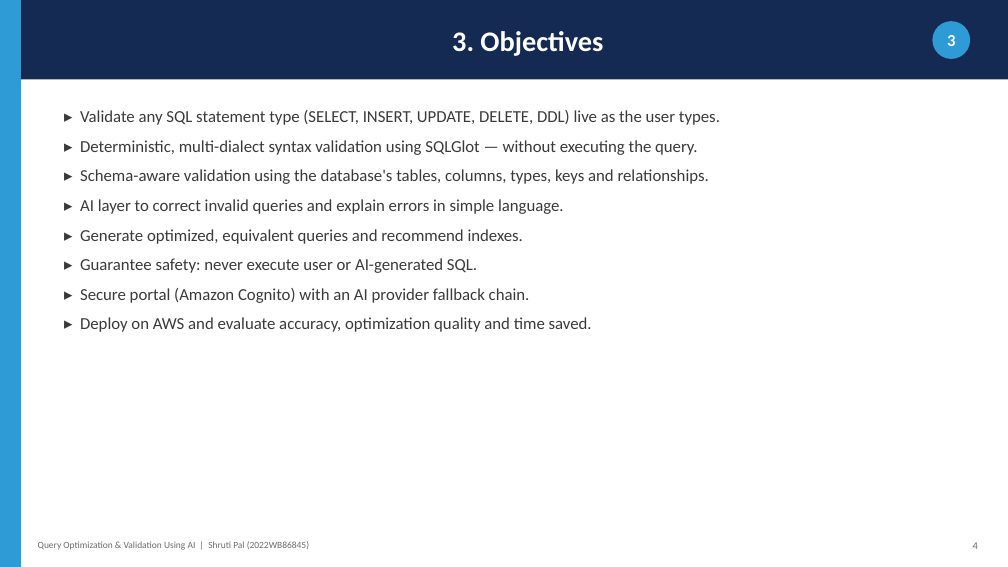
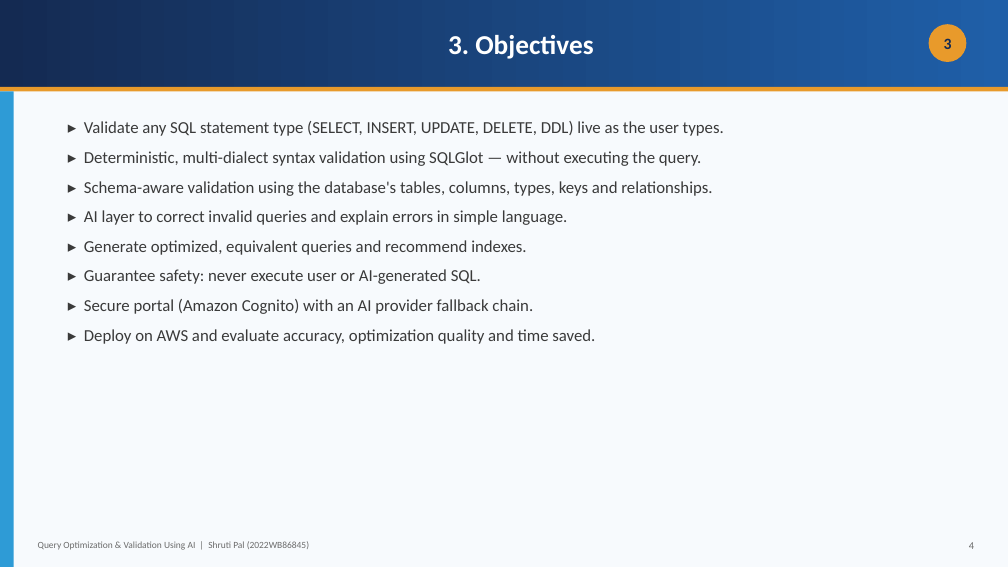
Before and after one commit to shreyanshx/AI-Query-Analyser-Validator, a slide deck: slide 5 of 2022wb86845 Dissertation Presentation.pptx. Drawn at 1008x567 pixels with LibreOffice and Linux fonts; fonts in the diff are those of the drawing. Boxes give left, top, right and bottom in pixels: in the first picture for what was removed or moved away, otherwise in the second. Text is boxed around its words. In the diff, an @@ line names an element or a change of style, - is before the commit and + after.

Commit message:
docs: redesign deck with gradient theme + image-based architecture/data-flow diagrams
Replace flat solid-colour slides with a gradient/layered theme and varied layouts. Architecture and data-flow diagrams are now rendered PNG images (embedded, not pptx shapes), with editable draw.io (.drawio) sources in assets/.

```diff
--- a/2022wb86845 Dissertation Presentation.pptx
+++ b/2022wb86845 Dissertation Presentation.pptx
@@ rectangle "3. Objectives": place and size @@
-rectangle "3. Objectives" at box(21, 0, 1008, 79)
+rectangle "3. Objectives" at box(0, 0, 1008, 87)
@@ rectangle "3. Objectives" at box(0, 0, 1008, 87): size 27 to 26 pt; fill #142A52 to gradient #142A52 to #1F5FA8 @@
@@ rectangle added at box(0, 0, 1008, 567), fill #F7FAFD @@
@@ ellipse "3": place and size @@
-ellipse "3" at box(932, 21, 970, 59)
+ellipse "3" at box(929, 24, 966, 62)
@@ ellipse "3" at box(929, 24, 966, 62): size 16 to 15 pt, text colour #FFFFFF to #142A52; fill #2E9BD6 to #E89A2B @@
@@ rectangle added at box(0, 87, 1008, 91), fill #E89A2B @@
@@ rectangle: place and size @@
-rectangle at box(0, 0, 21, 567)
+rectangle at box(0, 91, 14, 567)
@@ text "▸ Validate any SQL statement ...": place and size @@
-text "▸ Validate any SQL statement ..." at box(80, 110, 720, 332)
+text "▸ Validate any SQL statement ..." at box(84, 121, 724, 344)
@@ text "4": place and size @@
-text "4" at box(973, 542, 978, 549)
+text "4" at box(969, 542, 974, 549)
```
Also in this commit, not shown: 13 other slides changed, 4 other files.
